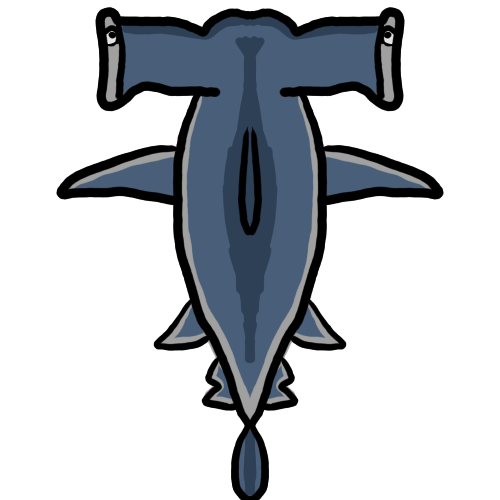
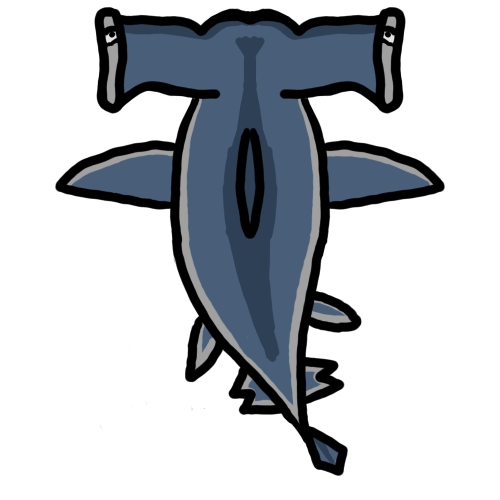
Layered file, before and after one edit (500×500). Changes by layer:
painted on "Warstwa malowania 1" over (55, 7, 445, 500)
painted on "Kopia Warstwa malowania 1" over (55, 7, 445, 500)
